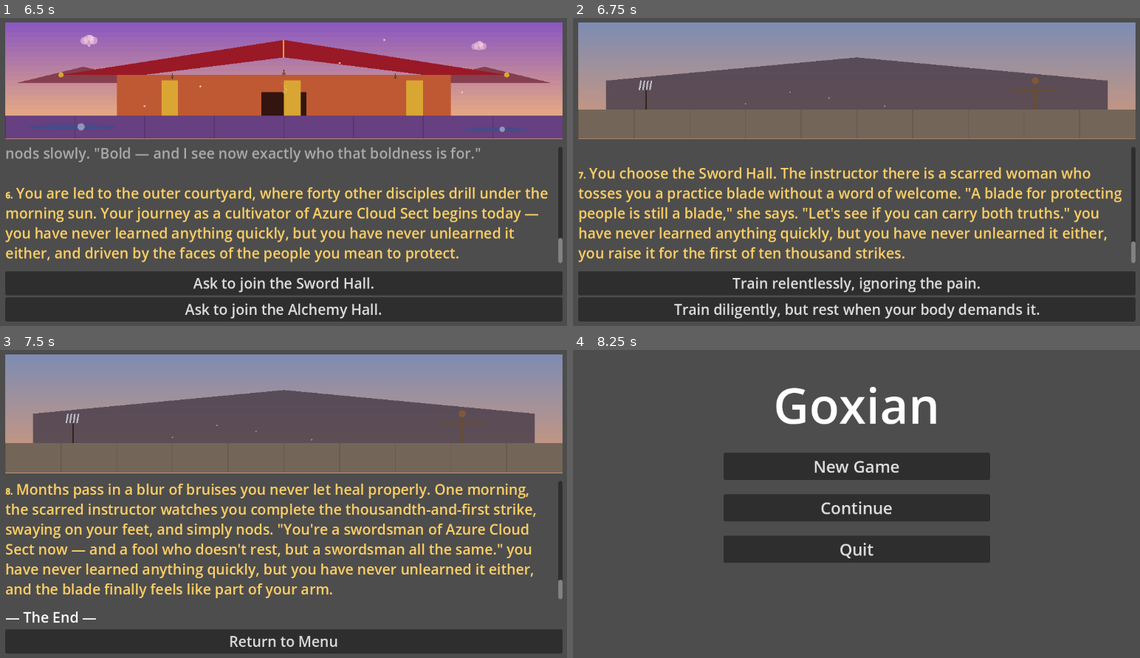
Above: before the commit, frames 1-4 (two rows, left to right).
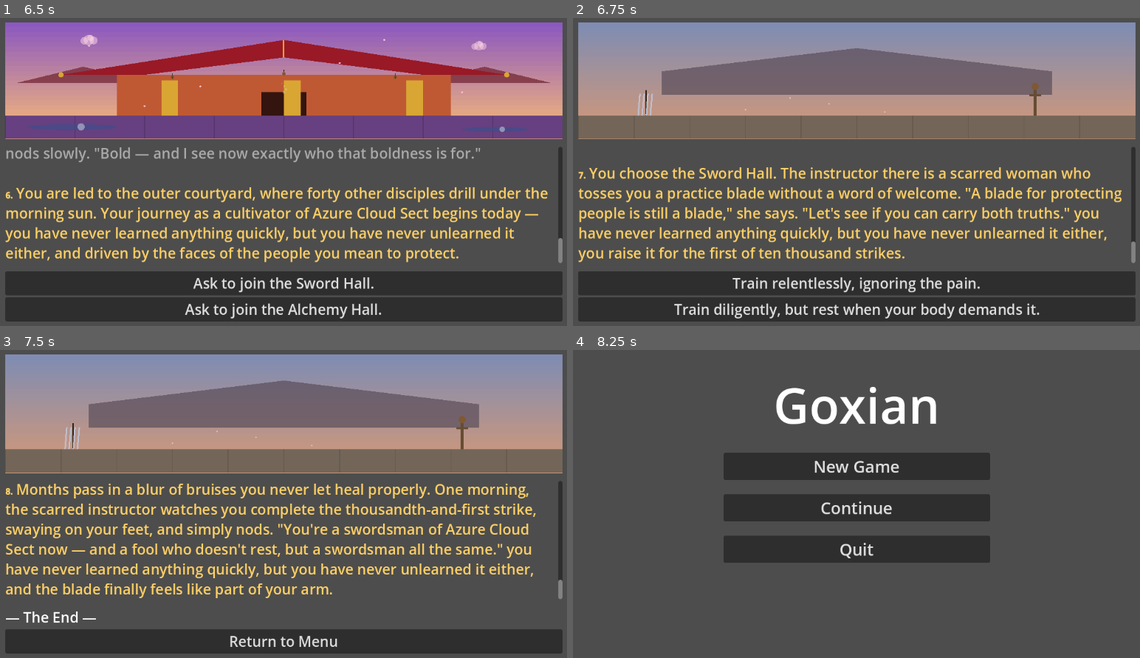
Above: after the commit, the same moments.

Repository: jgyy/goxian
Game: Godot game, scene res://scenes/main_menu.tscn
Two runs of this game, one before a commit and one after it. Both use one fixed random seed, a clock stepped at 60 frames per second and the inputs below.
Inputs (mouse positions are in pixels of both pictures, inside the frame that each line leads up to):
- Up to frame 1 (6.5 s): click "New Game" at 0.5 s; click (351, 172) at 1.27 s; type "Alex" at 1.35 s; click "Begin Journey" at 2 s; click "'I seek strength to protect t…" at 2.75 s; click "Enter the sect." at 3.5 s; click "Meet his stare without flinch…" at 4.25 s; click "Take the stone without hesita…" at 5 s; click "Ask to begin training." at 5.75 s
- Up to frame 2 (6.75 s): click "Ask to join the Sword Hall." at 6.5 s
- Up to frame 3 (7.5 s): click "Train relentlessly, ignoring …" at 7.25 s
- Up to frame 4 (8.25 s): click "Return to Menu" at 8 s

Frame 1 is identical in both runs. In frame 2, 8.8% of the frame differs, in the area x 0-100%, y 9-32%; in frame 3, 9.0%, in the area x 0-100%, y 9-33%; in frame 4, nothing differs.

Commit message:
Fix Sword Hall composition — roof no longer dominates the frame
The distant training hall silhouette spanned nearly the full width
and reached too high, visually swallowing the weapon rack and
training dummy behind it (as seen in a screenshot). Shrinks the
roof to a more modest background shape and repositions the rack
and dummy to stand properly on the foreground floor instead of
overlapping the hall's silhouette.

Co-Authored-By: Claude Sonnet 5 <noreply@anthropic.com>

Diff:
--- a/scenes/scene_art.gd
+++ b/scenes/scene_art.gd
@@ -320,41 +320,43 @@
 func _draw_sword_hall(size: Vector2) -> void:
 	_draw_sky_gradient(size, Color(0.5, 0.55, 0.7), Color(0.85, 0.6, 0.45))
 
-	# Training yard floor
-	draw_rect(Rect2(Vector2(0, size.y * 0.75), Vector2(size.x, size.y * 0.25)), Color(0.45, 0.4, 0.35))
+	# Distant training hall roof, kept modest and set well back
+	var hall_points := PackedVector2Array([
+		Vector2(size.x * 0.15, size.y * 0.42),
+		Vector2(size.x * 0.5, size.y * 0.22),
+		Vector2(size.x * 0.85, size.y * 0.42),
+		Vector2(size.x * 0.85, size.y * 0.62),
+		Vector2(size.x * 0.15, size.y * 0.62)
+	])
+	draw_colored_polygon(hall_points, Color(0.35, 0.3, 0.35, 0.7))
+
+	# Training yard floor (foreground, drawn on top of the distant hall)
+	draw_rect(Rect2(Vector2(0, size.y * 0.8), Vector2(size.x, size.y * 0.2)), Color(0.45, 0.4, 0.35))
 	for i in range(10):
 		var lx := size.x * (float(i) / 10.0)
-		draw_line(Vector2(lx, size.y * 0.75), Vector2(lx, size.y), Color(0.35, 0.3, 0.25, 0.5), 1.5)
-
-	# Distant training hall silhouette
-	var hall_points := PackedVector2Array([
-		Vector2(size.x * 0.05, size.y * 0.5),
-		Vector2(size.x * 0.5, size.y * 0.3),
-		Vector2(size.x * 0.95, size.y * 0.5),
-		Vector2(size.x * 0.95, size.y * 0.75),
-		Vector2(size.x * 0.05, size.y * 0.75)
-	])
-	draw_colored_polygon(hall_points, Color(0.3, 0.25, 0.3, 0.85))
-
-	# Weapon rack with practice blades, stage left
+		draw_line(Vector2(lx, size.y * 0.8), Vector2(lx, size.y), Color(0.35, 0.3, 0.25, 0.5), 1.5)
+
+	# Weapon rack with practice blades, stage left, standing on the floor
 	var rack_x := size.x * 0.12
-	draw_rect(Rect2(Vector2(rack_x, size.y * 0.55), Vector2(size.y * 0.015, size.y * 0.2)), Color(0.2, 0.15, 0.1))
+	var rack_h: float = size.y * 0.22
+	draw_rect(Rect2(Vector2(rack_x, size.y * 0.8 - rack_h), Vector2(size.y * 0.015, rack_h)), Color(0.2, 0.15, 0.1))
 	for i in range(4):
-		var blade_x := rack_x - size.y * 0.05 + i * size.y * 0.03
-		draw_line(Vector2(blade_x, size.y * 0.58), Vector2(blade_x + size.y * 0.015, size.y * 0.5), Color(0.75, 0.75, 0.8), 3.0)
-
-	# A training dummy, stage right
+		var blade_x := rack_x - size.y * 0.06 + i * size.y * 0.035
+		draw_line(Vector2(blade_x, size.y * 0.8), Vector2(blade_x + size.y * 0.015, size.y * 0.8 - rack_h * 0.85), Color(0.75, 0.75, 0.8), 3.0)
+
+	# A training dummy, stage right, standing on the floor
 	var dummy_x := size.x * 0.82
-	draw_line(Vector2(dummy_x, size.y * 0.75), Vector2(dummy_x, size.y * 0.55), Color(0.4, 0.3, 0.2), 6.0)
-	draw_circle(Vector2(dummy_x, size.y * 0.5), size.y * 0.03, Color(0.5, 0.35, 0.2))
-	draw_line(Vector2(dummy_x - size.x * 0.04, size.y * 0.58), Vector2(dummy_x + size.x * 0.04, size.y * 0.58), Color(0.4, 0.3, 0.2), 4.0)
-
-	# Dust motes kicked up by training, drifting in the light
+	var dummy_h: float = size.y * 0.25
+	draw_line(Vector2(dummy_x, size.y * 0.8), Vector2(dummy_x, size.y * 0.8 - dummy_h), Color(0.4, 0.3, 0.2), 6.0)
+	draw_circle(Vector2(dummy_x, size.y * 0.8 - dummy_h), size.y * 0.03, Color(0.5, 0.35, 0.2))
+	draw_line(Vector2(dummy_x - size.y * 0.05, size.y * 0.8 - dummy_h * 0.7), Vector2(dummy_x + size.y * 0.05, size.y * 0.8 - dummy_h * 0.7), Color(0.4, 0.3, 0.2), 4.0)
+
+	# Dust motes kicked up by training, drifting above the floor
 	var dust_positions := PackedVector2Array([
-		Vector2(0.3, 0.7), Vector2(0.45, 0.65), Vector2(0.55, 0.72), Vector2(0.38, 0.6)
+		Vector2(0.3, 0.75), Vector2(0.45, 0.7), Vector2(0.55, 0.77), Vector2(0.38, 0.65)
 	])
 	for d in dust_positions:
-		draw_circle(Vector2(size.x * d.x, size.y * d.y), 1.5, Color(1.0, 0.95, 0.85, 0.4))
+		draw_circle(Vector2(size.x * d.x, size.y * d.y), 1.5, Color(1.0, 0.95, 0.85, 0.5))
 
 func _draw_alchemy_hall(size: Vector2) -> void:
 	_draw_sky_gradient(size, Color(0.35, 0.45, 0.4), Color(0.6, 0.5, 0.35))
